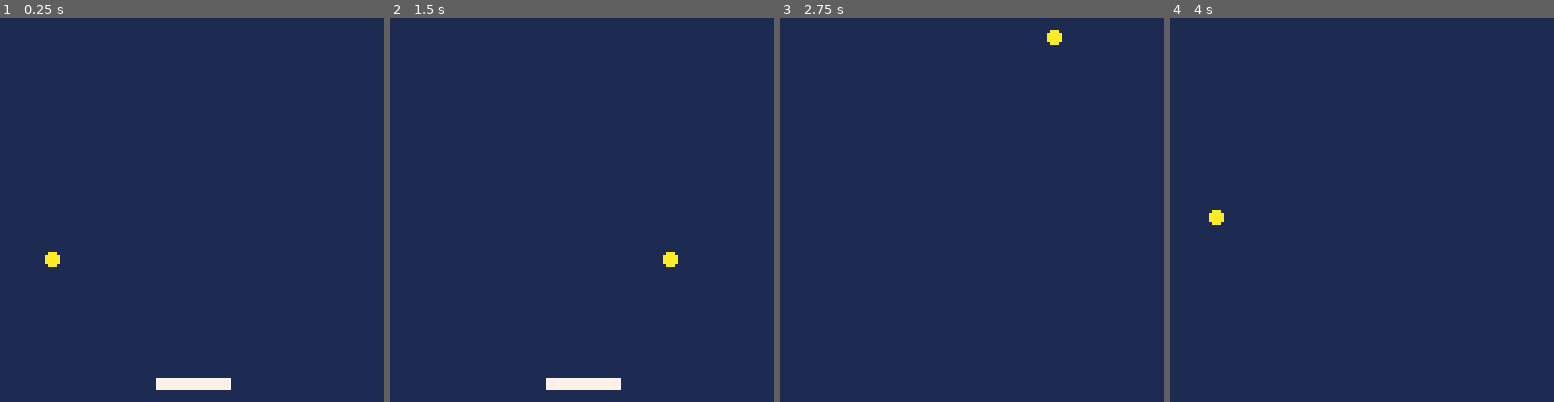
Above: before the commit, frames 1-4 (left to right).
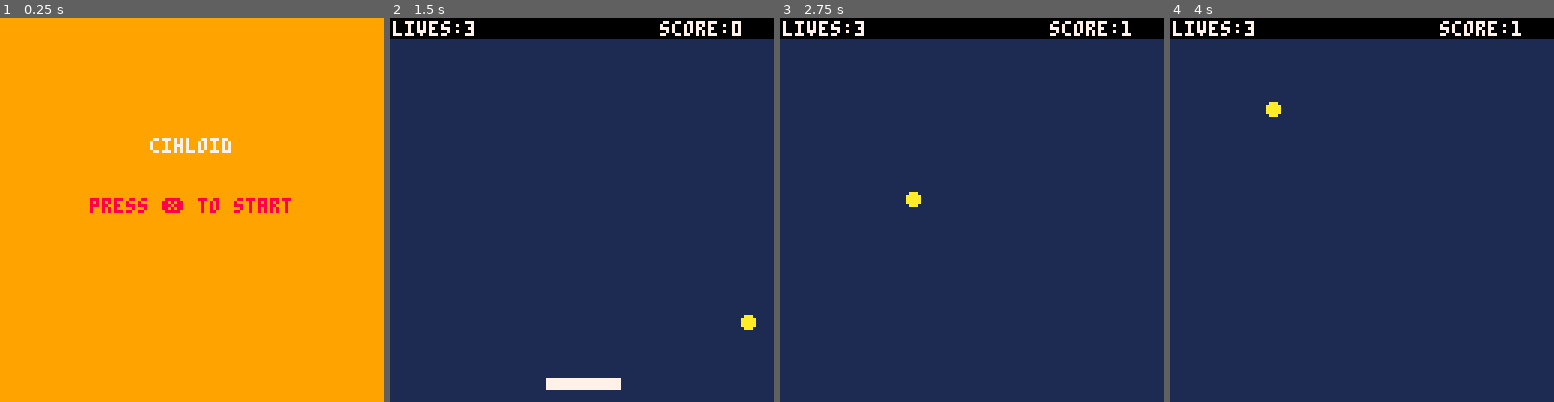
Above: after the commit, the same moments.

Repository: beavisCZ/Pico-8
Game: PICO-8 cartridge carts/cihloid.p8
The game is run twice, just before and just after one commit, with the same random seed, the same clock (stepped at 60 frames per second) and the same inputs.
Inputs:
- Up to frame 1 (0.25 s): no input
- Up to frame 2 (1.5 s): tap X (X key) at 0.33, 1.07 s; tap O (Z key) at 0.7 s
- Up to frame 3 (2.75 s): hold Right 1.6-2.1 s; tap O (Z key) at 1.7, 2.1, 2.5 s; tap X (X key) at 1.85 s; hold Up 2.15-2.42 s; hold Right from 2.47 s (still down)
- Up to frame 4 (4 s): tap O (Z key) at 2.9, 3.3, 3.7 s; tap X (X key) at 2.97 s; release Right at 3.03 s; hold Left 3.08-3.58 s; hold Down 3.63-3.97 s

The runs differ from the first frame. In frame 1, 100% of the frame differs, in the area x 0-100%, y 0-100%; in frame 2, 5.7%; in frame 3, 5.6%; in frame 4, 5.7%.

Commit message:
game states

Diff:
--- a/carts/cihloid.p8
+++ b/carts/cihloid.p8
@@ -8,10 +8,12 @@
     left,right,up,down,fire1,fire2=0,1,2,3,4,5
     black,dark_blue,dark_purple,dark_green,brown,dark_gray,light_gray,white,red,orange,yellow,green,blue,indigo,pink,peach=0,1,2,3,4,5,6,7,8,9,10,11,12,13,14,15
 
-    ball_x=1
-    ball_dx=2
+    mode="start"
+
+    ball_x=10
+    ball_dx=1
     ball_y=64
-    ball_dy=2
+    ball_dy=1
     ball_r=2
 
     pad_x=52
@@ -22,56 +24,143 @@
     pad_c=white
 end
 
-function _update()
+function _update60()
+    if (mode=="game") then
+        update_game()
+    elseif (mode=="start") then
+        update_start()
+    elseif (mode=="gameover") then
+        update_gameover()
+    end
+end
+
+function update_start()
+    if (btn(fire2)) then
+        startgame()
+    end
+end
+
+function update_gameover()
+    if (btn(fire2)) then
+        startgame()
+    end
+end
+
+function update_game()
     local buttpress=false
+    local nextx, nexty
 
     if (btn(left)) then
         buttpress=true
-        pad_dx=-5
+        pad_dx=-2.5
     end
     if (btn(right)) then
         buttpress=true
-        pad_dx=5
+        pad_dx=2.5
     end
     if not (buttpress) then
-        pad_dx=pad_dx/1.7
+        pad_dx=pad_dx/1.4
      end
 
     pad_x+=pad_dx
 
-     ball_x+=ball_dx
-    ball_y+=ball_dy
+    nextx=ball_x+ball_dx
+    nexty=ball_y+ball_dy
 
     --ball bouncing
-    if ball_x<0 or ball_x>127 then
+    if nextx<2 or nextx>125 then
+        nextx=mid(2,nextx,125)
         ball_dx=-ball_dx
         sfx(0)
     end
-    if ball_y<0 or ball_y>127 then
+    if nexty<8  then
+        nexty=8
         ball_dy=-ball_dy
         sfx(0)
     end
 
     --check if ball hits pad
     pad_c=white;
-    if (ball_box(pad_x, pad_y, pad_w, pad_h)) then
-        ball_dy=-ball_dy
-        pad_c=red;
-    end
+    if (ball_box(nextx, nexty, pad_x, pad_y, pad_w, pad_h)) then
+        if (deflx_ball_box(ball_x, ball_y, ball_dx, ball_dy, pad_x, pad_y, pad_w, pad_h)) then
+            ball_dx=-ball_dx
+        else
+            ball_dy=-ball_dy
+        end
+        sfx(1)
+        score+=1
+    end
+
+    ball_x=nextx
+    ball_y=nexty
+
+    if (nexty>127) then
+        sfx(2)
+        lives-=1
+        if lives>0 then
+            serveball()
+        else
+            gameover()
+        end
+    end
+end
+
+function startgame()
+    mode="game"
+    lives=3
+    score=0
+    serveball()
+end
+
+function gameover()
+    mode="gameover"
+end
+
+function serveball()
+    ball_x=63
+    ball_dx=1
+    ball_y=32
+    ball_dy=1
 end
 
 function _draw()
+    if (mode=="game") then
+        draw_game()
+    elseif (mode=="start") then
+        draw_start()
+    elseif (mode=="gameover") then
+        draw_gameover()
+    end
+end
+
+function draw_start()
+    cls(orange)
+    print("cihloid",50,40,white)
+    print("press ❎ to start ",30,60, red)
+end
+
+function draw_gameover()
+    cls(orange)
+    print("game over",45,40,white)
+    print("press ❎ to start ",30,60, red)
+end
+
+function draw_game()
     cls(dark_blue)
     circfill(ball_x,ball_y,ball_r,10)
     rectfill(pad_x,pad_y,pad_x+pad_w,pad_y+pad_h,pad_c)
+
+    rectfill(0,0,128,6,black)
+    print("lives:"..lives,1,1,white)
+    print("score:"..score,90,1,white)
 end
 
 --check collision between ball and any zone
-function ball_box(box_x, box_y, box_w, box_h)
-    if (ball_y-ball_r>box_y+box_h) then return false end
-    if (ball_y+ball_r<box_y) then return false end
-    if (ball_x-ball_r>box_x+box_w) then return false end
-    if (ball_x+ball_r<box_x) then return false end
+function ball_box(bx, by, box_x, box_y, box_w, box_h)
+    if (by-ball_r>box_y+box_h) then return false end
+    if (by+ball_r<box_y) then return false end
+    if (bx-ball_r>box_x+box_w) then return false end
+    if (bx+ball_r<box_x) then return false end
     return true
 end
 
Not shown, changed: the sound effects (__sfx__) section of carts/cihloid.p8
